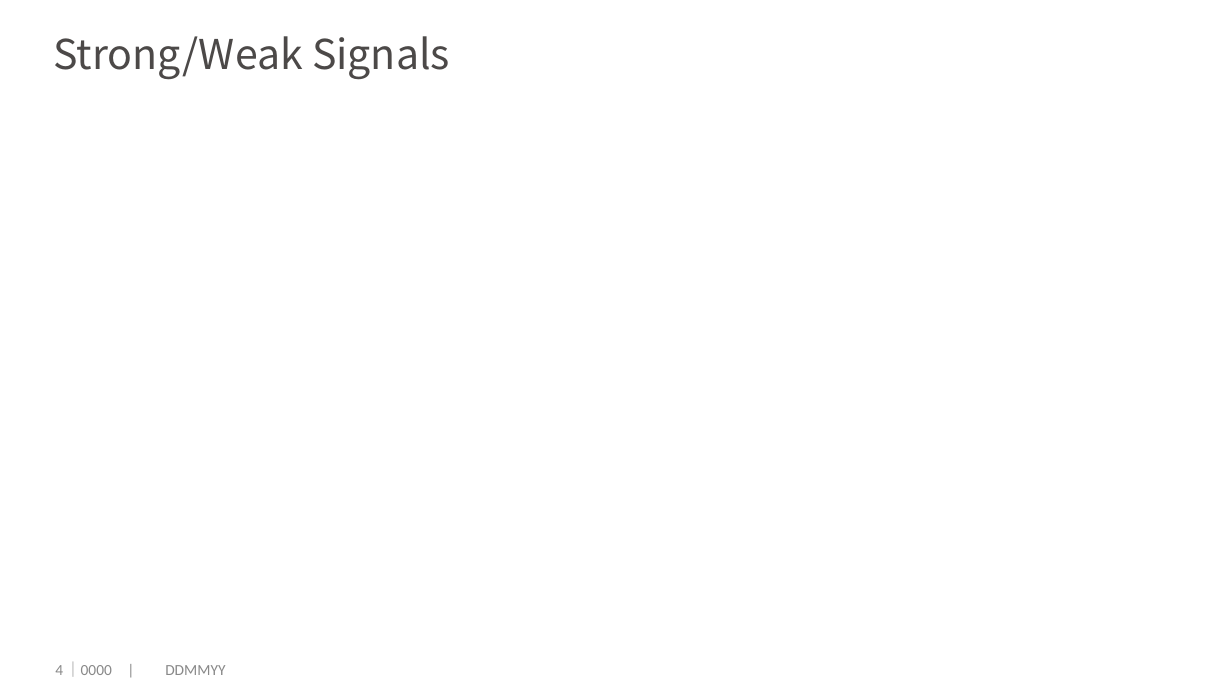
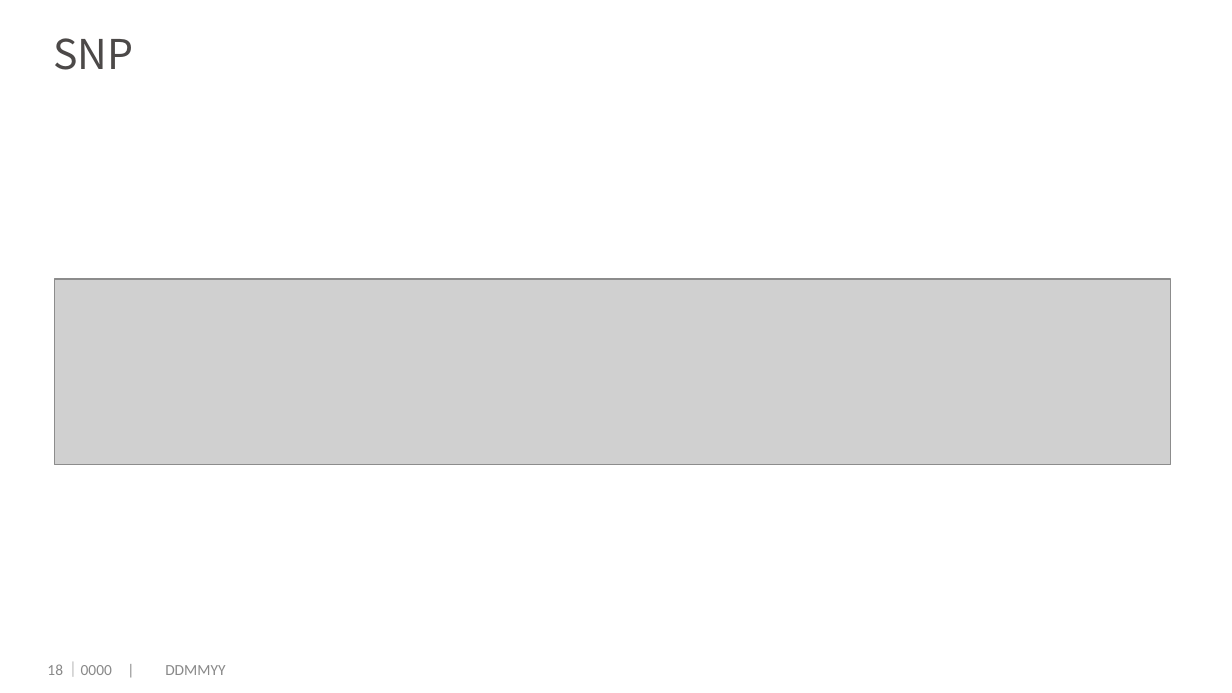
Before and after one commit to dengwx11/GroupLasso, a slide deck: slide 19 of manu & slides/814.pptx (slide 5 before the commit). Drawn at 1232x693 pixels with LibreOffice and Linux fonts; fonts in the diff are those of the drawing; grey boxes stand for pictures; background and template pictures are left out. Boxes give left, top, right and bottom in pixels: in the first picture for what was removed or moved away, otherwise in the second. Text is boxed around its words. In the diff, an @@ line names an element or a change of style, - is before the commit and + after.

```diff
--- a/manu & slides/814.pptx
+++ b/manu & slides/814.pptx
@@ title at box(53, 38, 133, 70): text changed @@
-Strong/Weak Signals
+SNP
@@ picture added at box(54, 278, 1170, 464) @@
@@ page number at box(47, 664, 63, 675): text changed @@
-4
+18
```
Also in this commit, not shown: 3 other slides changed, 13 slides added, 12 slides removed, 9 other files.
